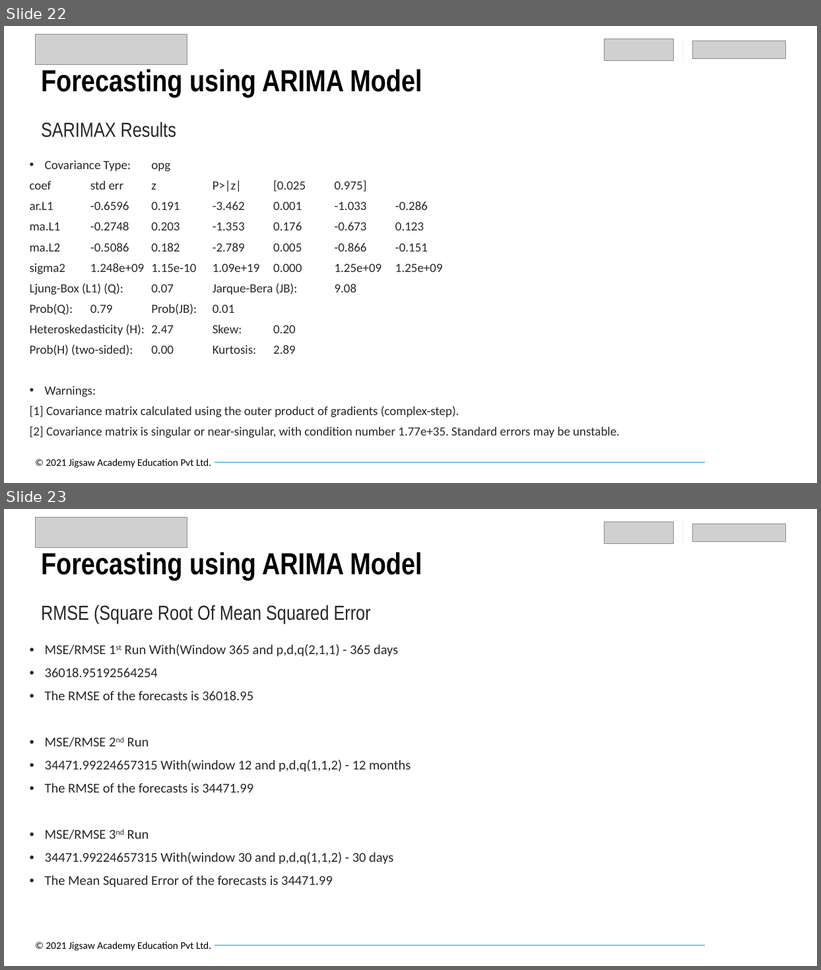
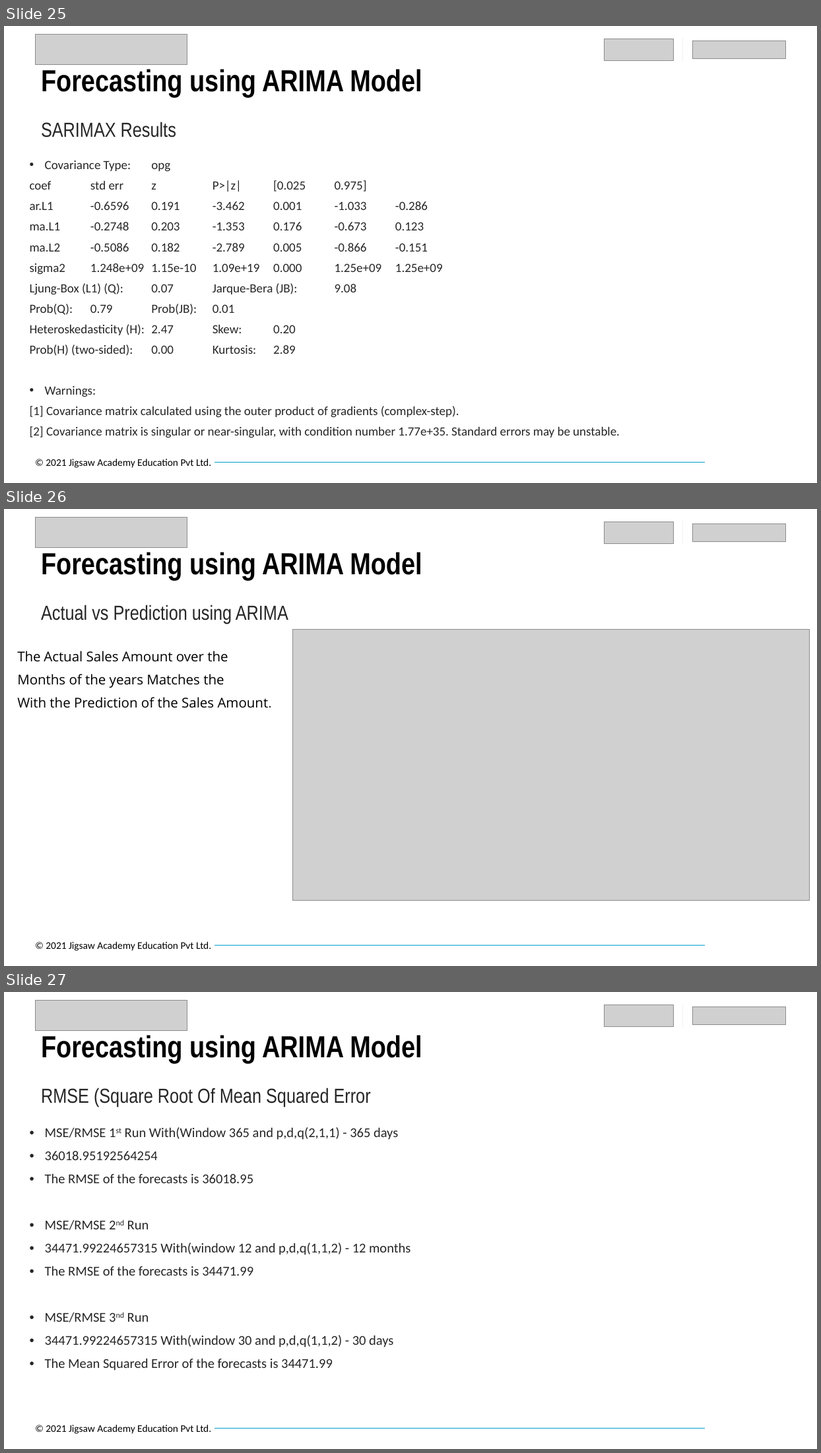
Before and after one commit to priyamgupta281/IPBA_BYOP, a slide deck: Final_PPT_Code/Retail_Revenue_Forecasting_Group_K.pptx. Shown one above the other, each under a label of ours: slides 22 and 23 before the commit, slides 25, 26 and 27 after it. The pictures are 821x970 and 821x1453 pixels, drawn with LibreOffice and Linux fonts; fonts in the diff are those of the drawing; grey boxes stand for pictures; background and template pictures are left out. Boxes give left, top, right and bottom in pixels: in the first picture for what was removed or moved away, otherwise in the second. Text is boxed around its words. In the diff, an @@ line names an element or a change of style, - is before the commit and + after.

Commit message:
Modified the file with additional info on ARIMA Model.

```diff
--- a/Final_PPT_Code/Retail_Revenue_Forecasting_Group_K.pptx
+++ b/Final_PPT_Code/Retail_Revenue_Forecasting_Group_K.pptx
@@ slide 26 added at bbox=[4, 509, 817, 966], background #FFFFFF; not listed: 2 template elements that a slide beside it also shows @@
@@ picture added at bbox=[35, 518, 187, 548] @@
@@ picture added at bbox=[605, 522, 674, 543] @@
@@ line added from (683, 521) to (683, 545), #F2F2F2 0.5 pt @@
@@ picture added at bbox=[693, 524, 787, 542] @@
@@ title added at bbox=[41, 552, 422, 580], 36 pt, text #000000, bold @@
+Forecasting using ARIMA Model
@@ text added at bbox=[41, 605, 288, 625], 24 pt, text #262626 @@
+Actual vs Prediction using ARIMA
@@ picture added at bbox=[292, 630, 809, 900] @@
@@ text added at bbox=[17, 651, 272, 708], 16 pt, text #000000 @@
+The Actual Sales Amount over the
+Months of the years Matches the
+With the Prediction of the Sales Amount.
@@ what was slide 22 is now slide 25 @@
@@ what was slide 23 is now slide 27 @@
```
Also in this commit, not shown: 5 slides changed, 3 other slides added.
